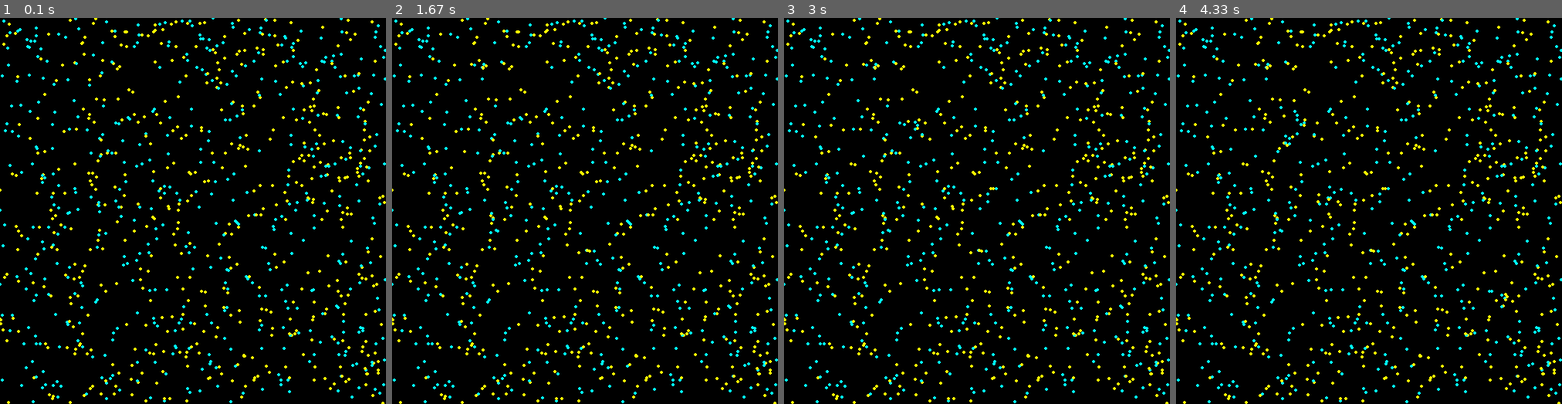
Above: before the commit, frames 1-4 (left to right).
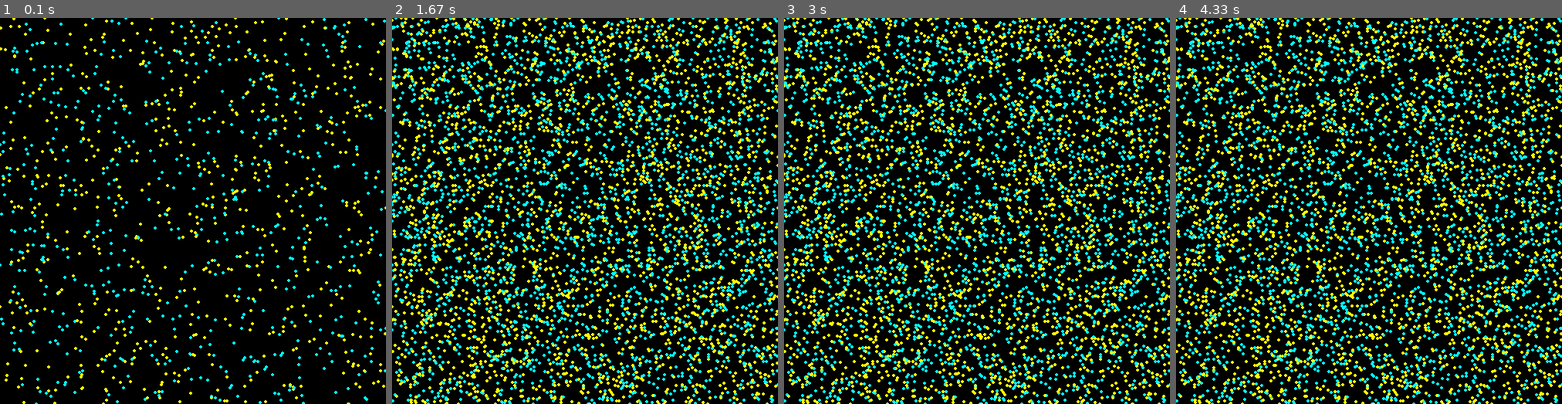
Above: after the commit, the same moments.

Repository: Nikhil-Singla/the-dev-dossier
Game: pygame game, started from game_dev/lifeSystemProgramming.py
The game is run twice, just before and just after one commit, with the same random seed, the same clock (stepped at 60 frames per second) and the same inputs.
Inputs (mouse positions are in pixels of both pictures, inside the frame that each line leads up to):
- Up to frame 1 (0.1 s): no input
- Up to frame 2 (1.67 s): press the mouse at (585, 238) at 0.37 s; move the mouse to (538, 226) at 0.47 s; release the mouse at (492, 214) at 0.6 s; click (465, 153) at 0.72 s; click (484, 68) at 1.05 s; click (588, 253) at 1.38 s
- Up to frame 3 (3 s): click (922, 129) at 1.72 s; click (830, 126) at 2.05 s; click (857, 160) at 2.38 s; click (992, 195) at 2.72 s
- Up to frame 4 (4.33 s): click (1507, 299) at 3.05 s; click (1284, 141) at 3.38 s; click (1330, 195) at 3.72 s; click (1295, 118) at 4.05 s

The runs differ from the first frame. In frame 1, 9.8% of the frame differs, in the area x 0-100%, y 0-100%; in frame 2, 24%; in frame 3, 24%; in frame 4, 24%.

Commit message:
Implemented move, commented  due to inaccuracy

Diff:
--- a/game_dev/lifeSystemProgramming.py
+++ b/game_dev/lifeSystemProgramming.py
@@ -27,15 +27,16 @@
 timer = pygame.time.Clock() ## Help run our game at 60 FPS
 
 list_P = []
-radius = 30
+radius = 10
 
 class Particle():
     def __init__(self, color):
         self.x = random.randint(0, 500)
         self.y = random.randint(0, 500)
+        self.coords = [self.x, self.y]
         self.col = color
 
-
+## Below from Tutorial
 """def move(particle1, particle2, g):
     for i in range(0, len(particle1)):
         fx = 0
@@ -52,19 +53,24 @@
                 fy += (F*dy)
             a.x += fx
             a.y += fy"""
+## Tutorial End
 
 def create(number, color):
     particles = []
     for i in range(0, number):
         col = random.randint(0, 100)%len(color)
         particles.append(Particle(color[col]))
-
     return particles
 
-def push(pos, p, radius = 30, g = -1):
+"""def move(particle1, particle2, gravity = 1):
+    for i in range(len(particle1)):
+        for j in range(len(particle2)):
+            push(particle1[i].coords, particle2[j], 10, gravity)"""
+
+def push(pos, p, radius = 30, g = 1):
     dx = p.x - pos[0]
     dy = p.y - pos[1]
-    dist = sqrt(dx*dx + dy*dy)
+    dist = sqrt(dx*dx + dy*dy + 0.1)
     dx /= dist
     dy /= dist
     diff = radius - dist
@@ -101,13 +107,17 @@
                 push(pos, p, radius)
                 pygame.draw.circle(screen, p.col, (p.x, p.y), 2)
 
-    if len(list_P) < 1000: ## Max Cap on particle count
+    if len(list_P) < 5000: ## Max Cap on particle count
         list_P += create(200, [yellow, aqua])
 
     for particle in list_P:
             pygame.draw.circle(screen, particle.col, (particle.x, particle.y), 2)
             ##if moveFunc == True:
 
+    #for particle in list_P:
+            #move(list_P, list_P, 0.1)
+            #pygame.draw.circle(screen, particle.col, (particle.x, particle.y), 2)
+
     pygame.display.flip() ## Update the content of the entire display
     timer.tick(frameRate) ## Tick at the specified framerate
 
